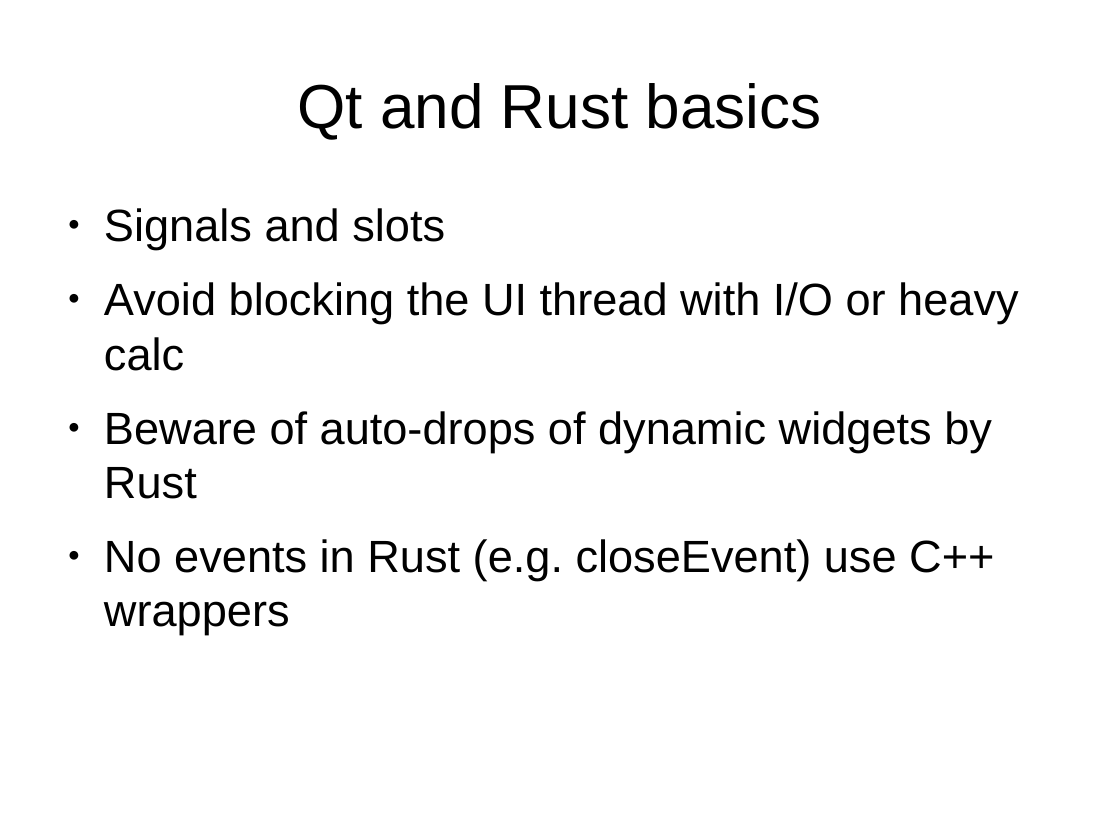
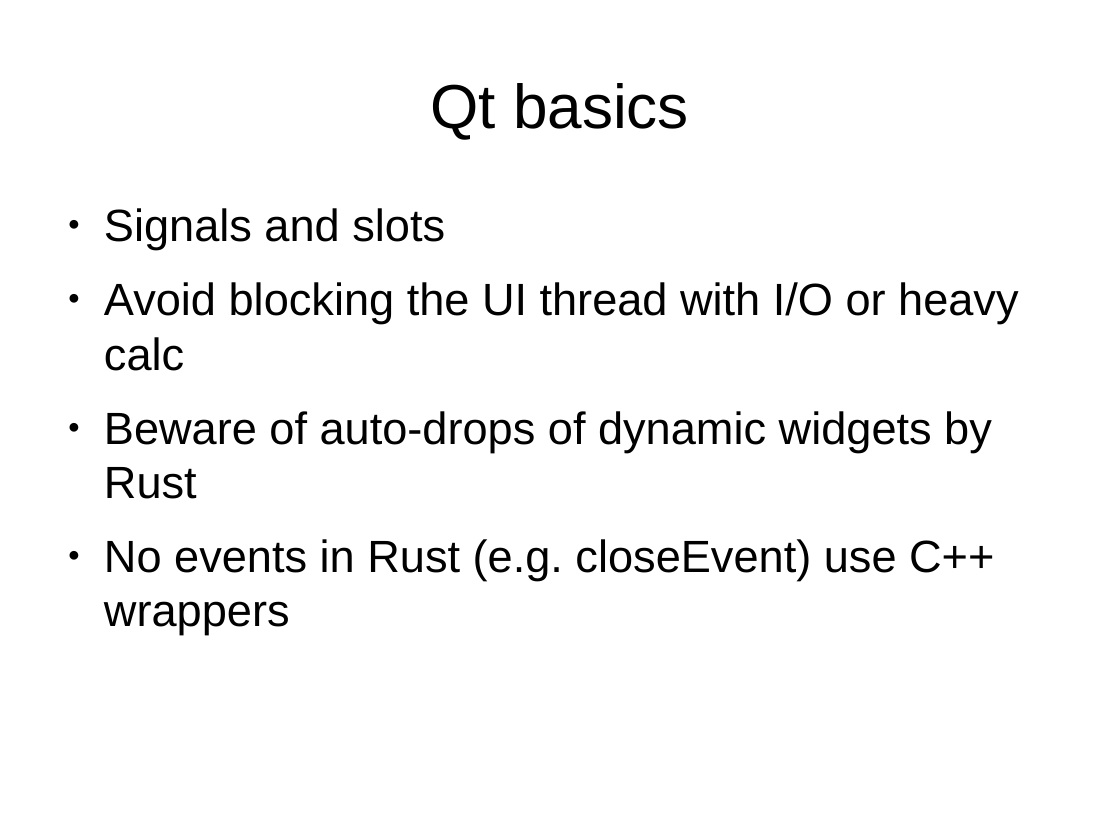
Before and after one commit to divi255/qtx, a slide deck: slide 5 of pres.pptx (slide 6 before the commit). Drawn at 1120x840 pixels with LibreOffice and Linux fonts; fonts in the diff are those of the drawing; background and template pictures are left out. Boxes give left, top, right and bottom in pixels: in the first picture for what was removed or moved away, otherwise in the second. Text is boxed around its words. In the diff, an @@ line names an element or a change of style, - is before the commit and + after.

```diff
--- a/pres.pptx
+++ b/pres.pptx
@@ text at bbox=[430, 83, 689, 139]: text changed @@
-Qt and Rust basics
+Qt basics
```
Also in this commit, not shown: 4 other slides changed, 1 slide removed.
